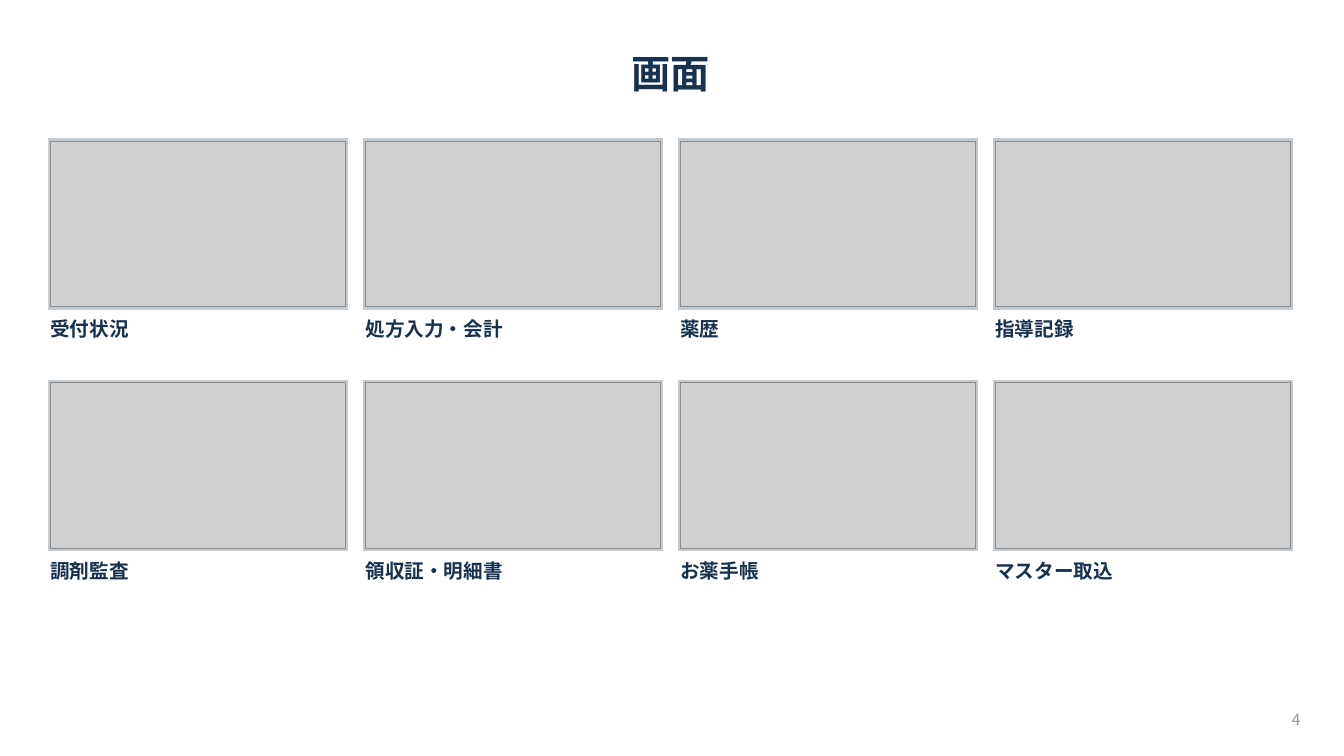
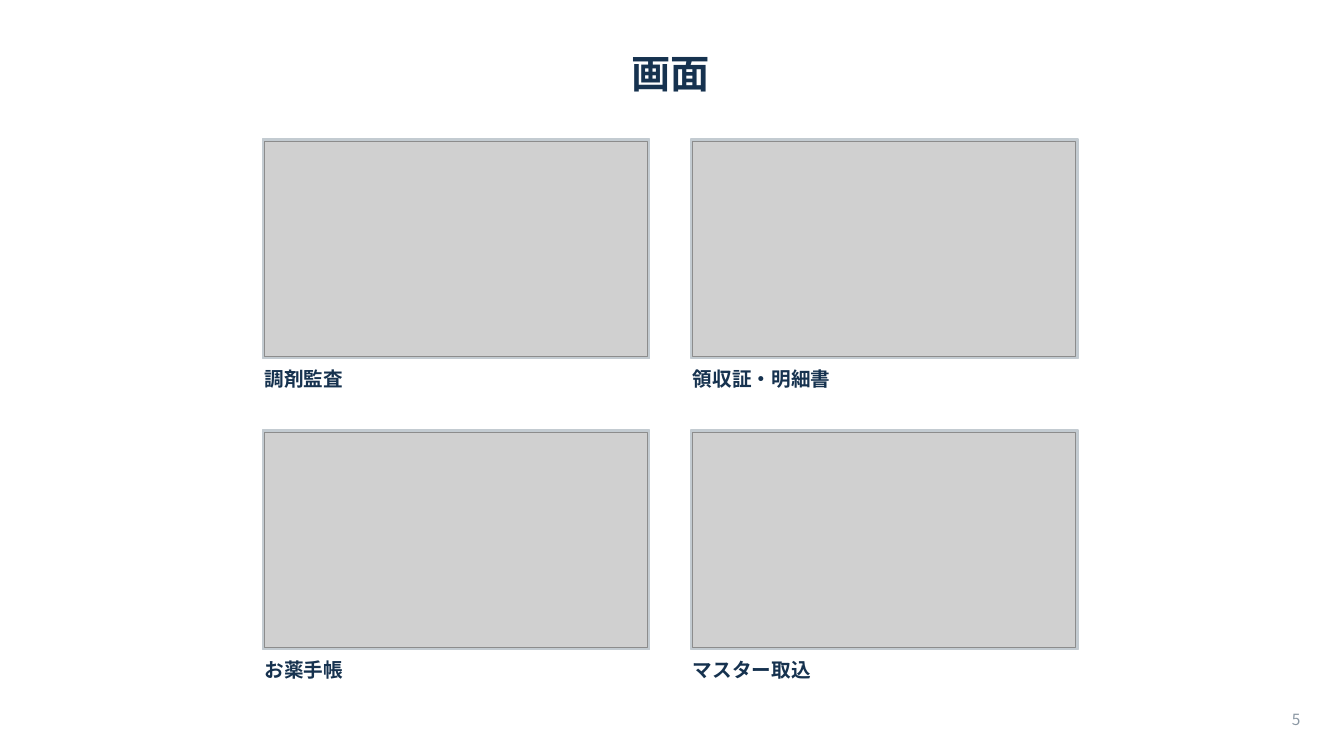
Before and after one commit to Raion613/pharmacy-app, a slide deck: slide 5 of docs/紹介資料.pptx (slide 4 before the commit). Drawn at 1344x756 pixels with LibreOffice and Linux fonts; fonts in the diff are those of the drawing; grey boxes stand for pictures. Boxes give left, top, right and bottom in pixels: in the first picture for what was removed or moved away, otherwise in the second. Text is boxed around its words. In the diff, an @@ line names an element or a change of style, - is before the commit and + after.

```diff
--- a/docs/紹介資料.pptx
+++ b/docs/紹介資料.pptx
@@ rectangle removed at <box>48,139,347,310</box> @@
@@ picture removed at <box>50,141,345,308</box> @@
@@ rectangle: place and size @@
-rectangle at <box>363,139,661,310</box>
+rectangle at <box>262,139,649,359</box>
@@ picture: place and size @@
-picture at <box>50,383,345,549</box>
+picture at <box>264,141,647,357</box>
@@ picture removed at <box>365,141,659,308</box> @@
@@ picture removed at <box>681,141,975,308</box> @@
@@ rectangle: place and size @@
-rectangle at <box>679,139,977,310</box>
+rectangle at <box>692,139,1079,359</box>
@@ picture: place and size @@
-picture at <box>365,383,659,549</box>
+picture at <box>694,141,1077,357</box>
@@ rectangle removed at <box>994,139,1293,310</box> @@
@@ picture removed at <box>996,141,1291,308</box> @@
@@ text removed at <box>50,319,128,338</box> @@
-受付状況
@@ text removed at <box>365,319,502,338</box> @@
-処方入力・会計
@@ text removed at <box>680,316,719,342</box> @@
-薬歴
@@ text removed at <box>995,319,1073,338</box> @@
-指導記録
@@ rectangle removed at <box>48,381,347,552</box> @@
@@ text "調剤監査": place and size @@
-text "調剤監査" at <box>50,557,128,583</box>
+text "調剤監査" at <box>265,366,343,392</box>
@@ text "領収証・明細書": place and size @@
-text "領収証・明細書" at <box>365,561,502,580</box>
+text "領収証・明細書" at <box>693,369,830,388</box>
@@ rectangle removed at <box>994,381,1293,552</box> @@
@@ rectangle: place and size @@
-rectangle at <box>363,381,661,552</box>
+rectangle at <box>262,431,649,650</box>
@@ picture: place and size @@
-picture at <box>681,383,975,549</box>
+picture at <box>264,433,647,648</box>
@@ rectangle: place and size @@
-rectangle at <box>679,381,977,552</box>
+rectangle at <box>692,431,1079,650</box>
@@ picture: place and size @@
-picture at <box>996,383,1291,549</box>
+picture at <box>694,433,1077,648</box>
@@ text "お薬手帳": place and size @@
-text "お薬手帳" at <box>680,561,758,580</box>
+text "お薬手帳" at <box>265,660,343,679</box>
@@ text "マスター取込": place and size @@
-text "マスター取込" at <box>995,561,1113,580</box>
+text "マスター取込" at <box>693,660,811,679</box>
@@ page number at <box>1292,714,1301,725</box>: text changed @@
-4
+5
```
Also in this commit, not shown: 2 other slides changed, 1 slide added.
